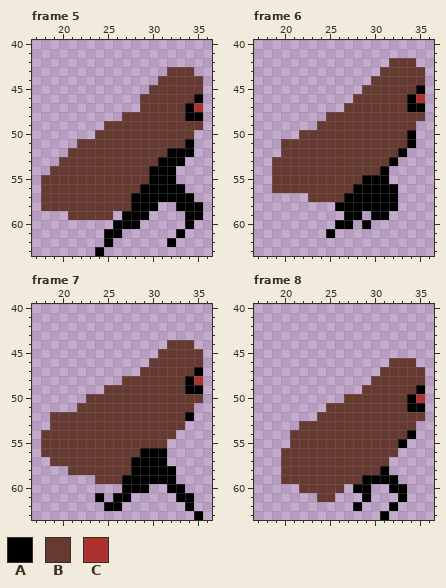
Edited in one commit: pixel-art file (Assets/Art/Vagabond/vagabond-run.aseprite). Above is the file before it was changed.
64x64 pixels, 8 frames. Shown: frame 5: x 17..36, y 40..63; frame 6: x 17..36, y 40..63; frame 7: x 17..36, y 40..63; frame 8: x 17..36, y 40..63. The commit also changed other frames, which this record leaves out.
Palette (. is transparent): A #000000  B #663931  C #ac3232
And afterwards:
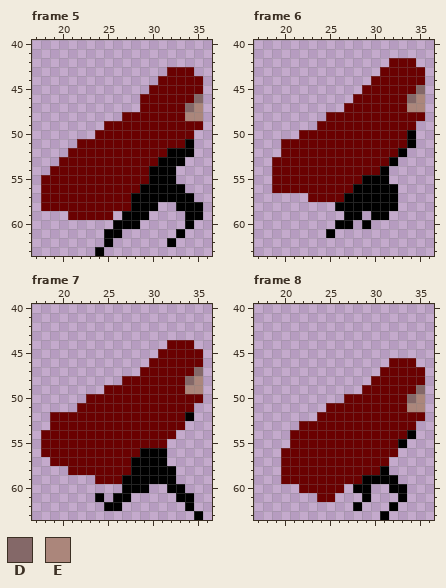
Colours new in this view: D #846868  E #ab867b
From old to new:
layer "face" added
colour B: #663931 -> #6a0101
Changed rows in their new state; - is a pixel that keeps its letter.
Frame 5, layer "face":
first column x 34:
46 -D
47 DE
48 EE
Frame 6, layer "face":
first column x 34:
45 -D
46 DE
47 EE
Frame 7, layer "face":
first column x 34:
47 -D
48 DE
49 EE
Frame 8, layer "face":
first column x 34:
49 -D
50 DE
51 EE
Pixel boxes of the changes (left, top, right, bottom) in both pictures:
changed: (41, 67, 203, 220)
changed: (272, 58, 425, 202)
changed: (41, 340, 203, 484)
changed: (281, 358, 425, 502)
